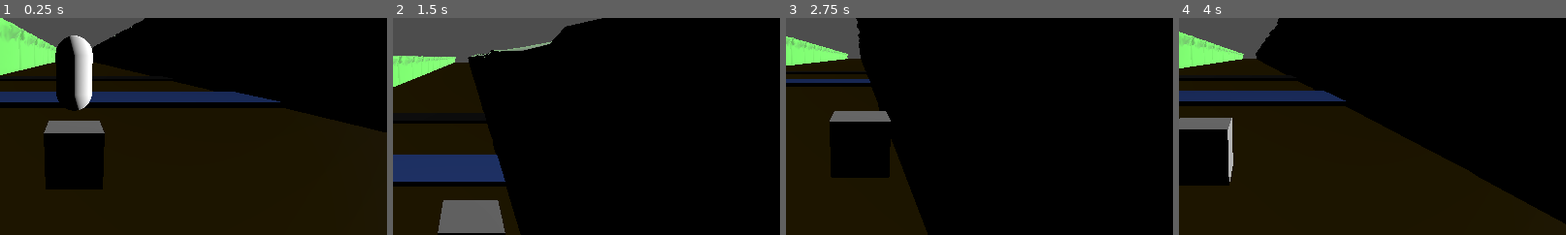
Above: before the commit, frames 1-4 (left to right).
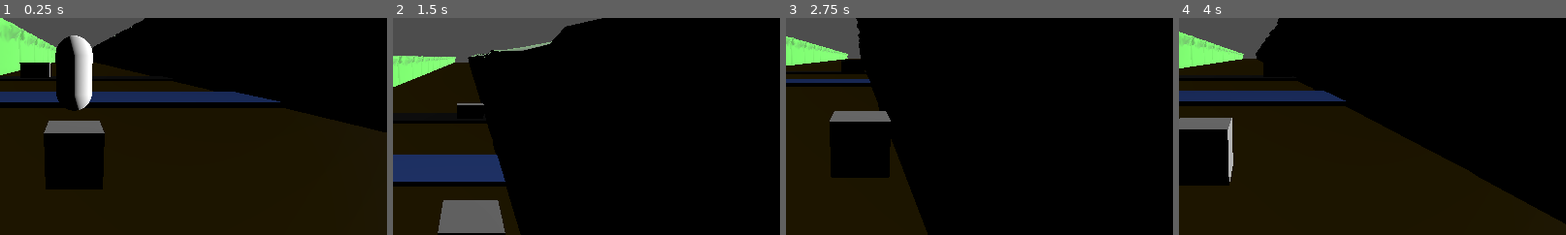
Above: after the commit, the same moments.

Repository: notadoctortired/SleepyFrog
Game: Godot game, scene res://scenes/main_scene.tscn
Two runs of this game, one before a commit and one after it. Both use one fixed random seed, a clock stepped at 60 frames per second and the inputs below.
Inputs (mouse positions are % of the whole screen's width and height, from its top left):
- Up to frame 1 (0.25 s): no input
- Up to frame 2 (1.5 s): tap Enter (ui_accept) at 0.5 s; move the mouse to (72, 45) at 0.52 s; hold Right (move_right) 0.53-1.28 s; hold F 0.53-1.28 s; click (72, 45) at 0.67 s; tap Space (jump) at 0.77 s; move the mouse to (30, 55) at 1.27 s; hold Down (move_backward) from 1.28 s (still down); tap Q at 1.35 s
- Up to frame 3 (2.75 s): tap Space (jump) at 1.52 s; move the mouse to (60, 28) at 2.02 s; release Down (move_backward) at 2.03 s; hold Right (move_right) from 2.03 s (still down); hold F from 2.03 s (still down)
- Up to frame 4 (4 s): move the mouse to (45, 70) at 2.77 s; release Right (move_right) at 2.78 s; release F at 2.78 s; hold Up (move_forward) 2.78-3.53 s; tap Q at 2.85 s; click (45, 70) at 2.92 s; tap Space (jump) at 3.02, 3.77 s; move the mouse to (80, 65) at 3.52 s; hold Left (move_left) from 3.53 s (still down); hold F from 3.53 s (still down)
The pictures show only the part of the screen within x 40-90%, y 21-71%; the shares and areas given below are measured in that part.

The runs differ from the first frame. In frame 1, 0.5% of the frame differs, in the area x 5-14%, y 20-28%; in frame 2, 0.3%; in frame 3, 0.3%; in frame 4, 0.2%.

Commit message:
began work on cars

Diff:
--- /dev/null
+++ b/scenes/car.tscn
@@ -0,0 +1,33 @@
+[gd_scene load_steps=5 format=3 uid="uid://cnu2q2p0ew25c"]
+
+[ext_resource type="Script" uid="uid://dn2elxd2ybxk7" path="res://scripts/Car Scripts/car.gd" id="1_c35m8"]
+
+[sub_resource type="BoxMesh" id="BoxMesh_7822p"]
+
+[sub_resource type="BoxShape3D" id="BoxShape3D_c35m8"]
+
+[sub_resource type="BoxShape3D" id="BoxShape3D_uoj53"]
+
+[node name="Car" type="Node3D"]
+
+[node name="Car_Moving" type="RigidBody3D" parent="."]
+transform = Transform3D(-4.37114e-08, 0, -1, 0, 1, 0, 1, 0, -4.37114e-08, 0, 0, 0)
+script = ExtResource("1_c35m8")
+
+[node name="MeshInstance3D" type="MeshInstance3D" parent="Car_Moving"]
+transform = Transform3D(1.24923, 0, 0, 0, 1.45615, 0, 0, 0, 2.89726, 0, 0, 0)
+mesh = SubResource("BoxMesh_7822p")
+
+[node name="CollisionShape3D" type="CollisionShape3D" parent="Car_Moving"]
+transform = Transform3D(1.249, 0, 0, 0, 1.456, 0, 0, 0, 2.897, 0, 0, 0)
+shape = SubResource("BoxShape3D_c35m8")
+
+[node name="CarArea" type="Area3D" parent="Car_Moving"]
+transform = Transform3D(1.24923, 0, 0, 0, 1.45615, 0, 0, 0, 2.89726, 0, 0, 0)
+
+[node name="CollisionShape3D" type="CollisionShape3D" parent="Car_Moving/CarArea"]
+transform = Transform3D(1.01, 0, 0, 0, 1.01, 0, 0, 0, 1.01, 0, 0, 0)
+shape = SubResource("BoxShape3D_uoj53")
+
+[node name="Car_Origin" type="StaticBody3D" parent="."]
+transform = Transform3D(1, 0, 0, 0, 1, 0, 0, 0, 1, -2.7, 0, 0.0172912)
--- a/scenes/main_scene.tscn
+++ b/scenes/main_scene.tscn
@@ -15,6 +15,7 @@
 [ext_resource type="Material" uid="uid://bdge1tdb058gl" path="res://materials/Road_Mat.tres" id="13_4w45t"]
 [ext_resource type="Script" uid="uid://nrnm1vr2sbfk" path="res://scripts/Kill Scripts/kill_script.gd" id="13_r6p65"]
 [ext_resource type="Material" uid="uid://gow1ki2m21ci" path="res://materials/Water_Mat.tres" id="14_r6p65"]
+[ext_resource type="PackedScene" uid="uid://cnu2q2p0ew25c" path="res://scenes/car.tscn" id="16_01n6w"]
 
 [sub_resource type="BoxShape3D" id="BoxShape3D_pu3yx"]
 
@@ -990,7 +991,6 @@
 
 [node name="Area3D" type="Area3D" parent="Obstacles/Road"]
 transform = Transform3D(1.01, 0, 0, 0, 1.01, 0, 0, 0, 1.01, 0, 0, 0)
-script = ExtResource("13_r6p65")
 
 [node name="CollisionShape3D" type="CollisionShape3D" parent="Obstacles/Road/Area3D"]
 shape = SubResource("BoxShape3D_r6p65")
@@ -1001,3 +1001,6 @@
 
 [node name="CollisionShape3D" type="CollisionShape3D" parent="Obstacles/Road"]
 shape = SubResource("BoxShape3D_01n6w")
+
+[node name="Car" parent="Obstacles" instance=ExtResource("16_01n6w")]
+transform = Transform3D(1, 0, 0, 0, 1, 0, 0, 0, 1, -5.07611, 1.34799, -24.6913)
--- /dev/null
+++ b/scripts/Car Scripts/car.gd
@@ -0,0 +1,23 @@
+extends RigidBody3D
+
+@export var speed = 20
+var timer = 5
+var respawn = false
+var origin_pos: Vector3 = Vector3.ZERO
+
+func _ready():
+	origin_pos = get_parent().get_node("Car_Origin").position
+
+func _integrate_forces(PhysicsDirectBodyState3D):
+	linear_velocity.x += 1
+
+func _process(delta):
+	if timer > 0:
+		timer -= delta
+	else:
+		timer = 5
+		respawn = true
+
+	if respawn:
+		position = origin_pos
+		respawn = false
Not shown: 1 places in scenes/main_scene.tscn that only renumber resources
Not shown, added: scripts/Car Scripts/car.gd.uid
Not shown, added: scenes/car.tscn1667623617.tmp
Not shown, added: scenes/car.tscn1677456068.tmp
